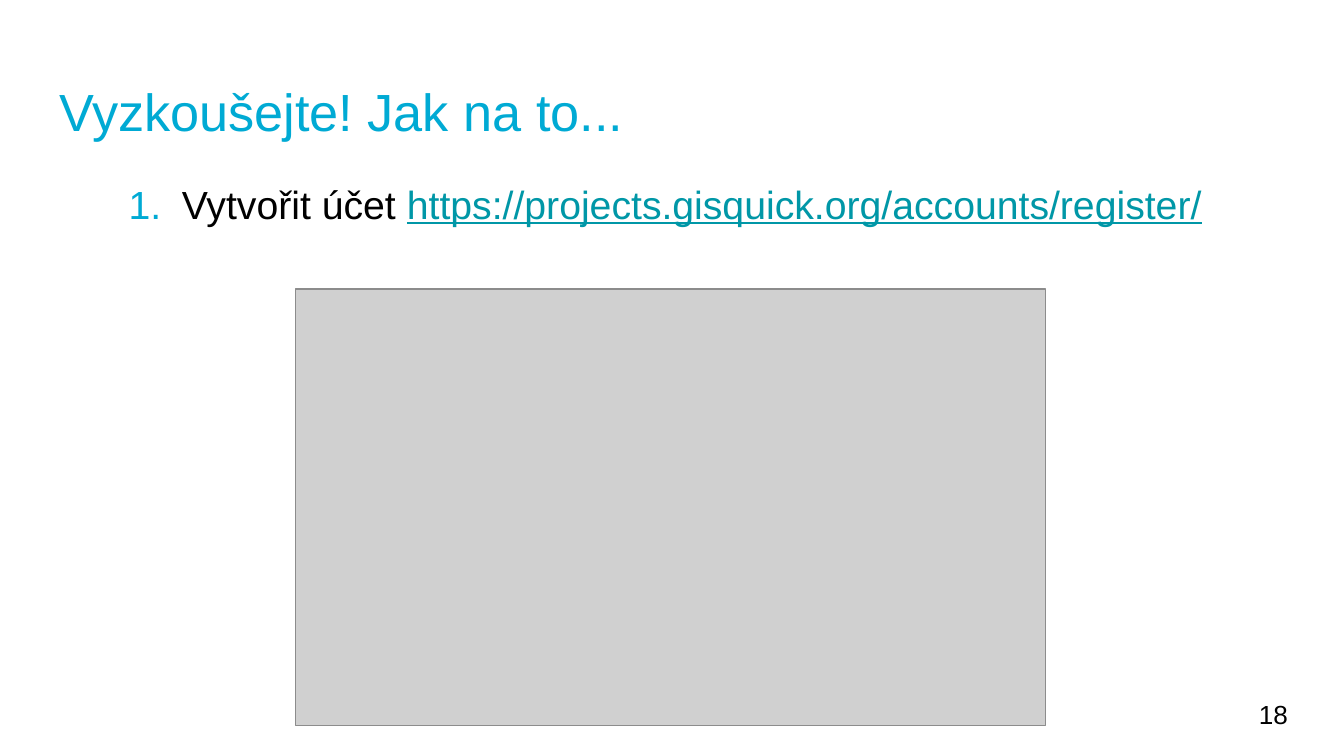
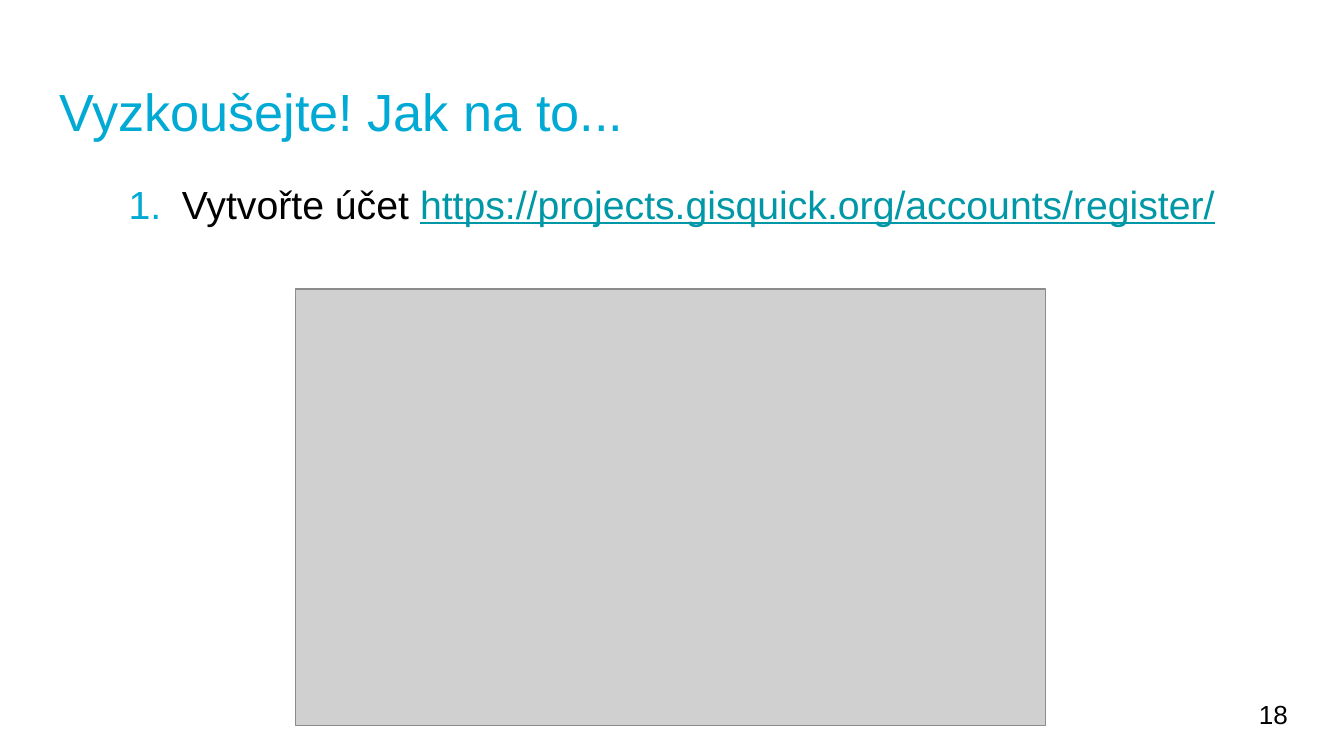
Before and after one commit to gisquick/gisquick-doc, a slide deck: slide 18 of presentations/lets-share-gis-much-quicker-cs.odp. Drawn at 1344x756 pixels with LibreOffice and Linux fonts; fonts in the diff are those of the drawing; grey boxes stand for pictures. Boxes give left, top, right and bottom in pixels: in the first picture for what was removed or moved away, otherwise in the second. Text is boxed around its words. In the diff, an @@ line names an element or a change of style, - is before the commit and + after.

```diff
--- a/presentations/lets-share-gis-much-quicker-cs.odp
+++ b/presentations/lets-share-gis-much-quicker-cs.odp
@@ text at [182, 190, 1215, 227]: text changed @@
-1. Vytvořit účet https://projects.gisquick.org/accounts/register/
+1. Vytvořte účet https://projects.gisquick.org/accounts/register/
```
Also in this commit, not shown: 13 other slides changed, 1 slide added.
